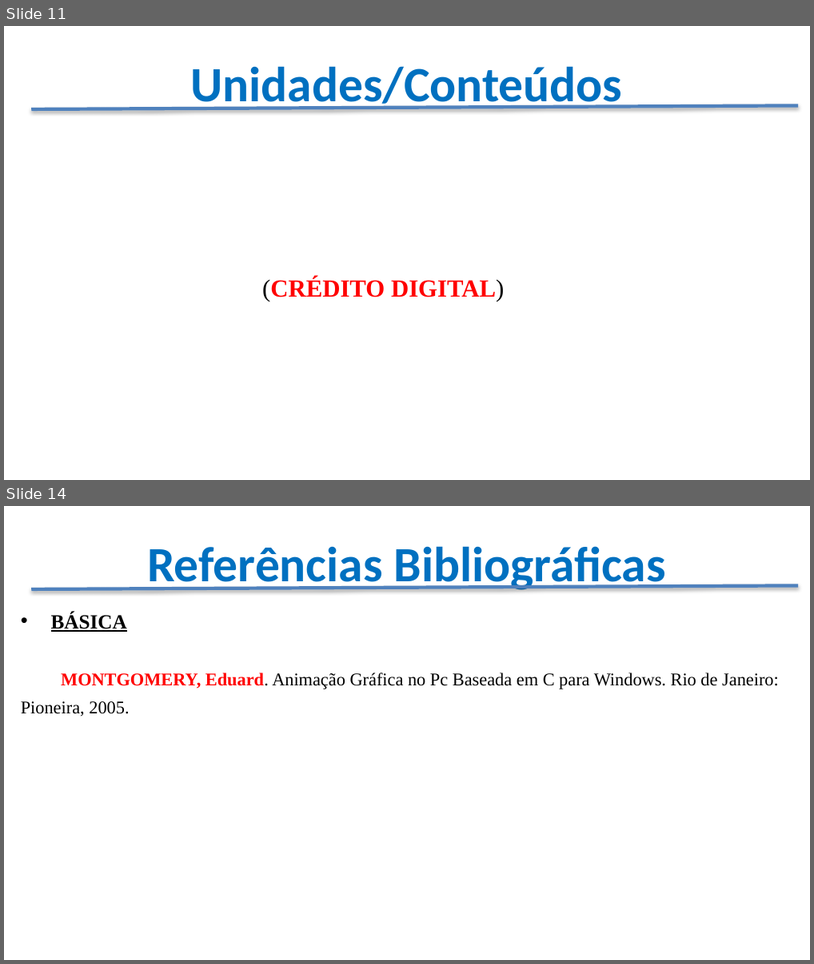
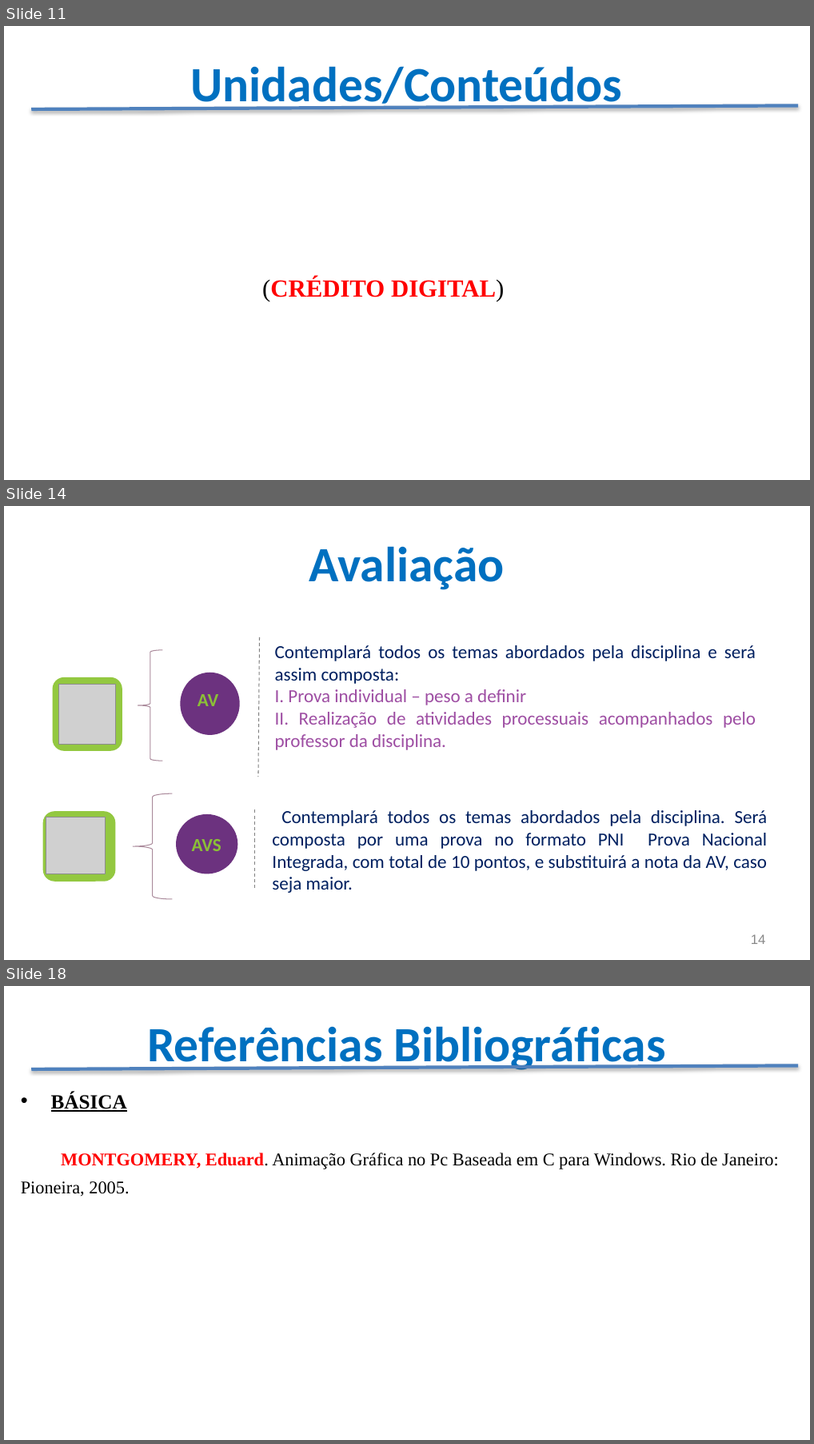
Before and after one commit to CloudEducationBrazil/WydenBancoDados, a slide deck: Apresentação - Banco de Dados.pptx. Shown one above the other, each under a label of ours: slides 11 and 14 before the commit, slides 11, 14 and 18 after it; the slides between them are not shown. The pictures are 814x964 and 814x1444 pixels, drawn with LibreOffice and Linux fonts; fonts in the diff are those of the drawing; grey boxes stand for pictures; background and template pictures are left out. Boxes give left, top, right and bottom in pixels: in the first picture for what was removed or moved away, otherwise in the second. Text is boxed around its words. In the diff, an @@ line names an element or a change of style, - is before the commit and + after.

```diff
--- a/Apresentação - Banco de Dados.pptx
+++ b/Apresentação - Banco de Dados.pptx
@@ slide 14 added at [4,506,810,960], background picture (left out) @@
@@ title added at [310,546,505,590], 44 pt, text #0070C0, bold @@
+Avaliação
@@ group added at [52,636,756,776]: 2 texts, 1 line, 1 ellipse, 1 left brace, 1 rounded rectangle, 1 picture @@
+Contemplará todos os temas abordados pela disciplina e será assim composta:
+I. Prova individual – peso a definir
+II. Realização de atividades processuais acompanhados pelo professor da disciplina.
+AV
@@ group added at [42,793,768,899]: 2 texts, 1 line, 1 left brace, 1 rounded rectangle, 1 picture, 1 ellipse @@
+Contemplará todos os temas abordados pela disciplina. Será composta por uma prova no formato PNI Prova Nacional Integrada, com total de 10 pontos, e substituirá a nota da AV, caso seja maior.
+AVS
@@ page number added at [751,934,766,944], 12 pt, text #888888 @@
+14
@@ what was slide 14 is now slide 18 @@
```
Also in this commit, not shown: 2 slides changed, 3 other slides added, 3 other files.
